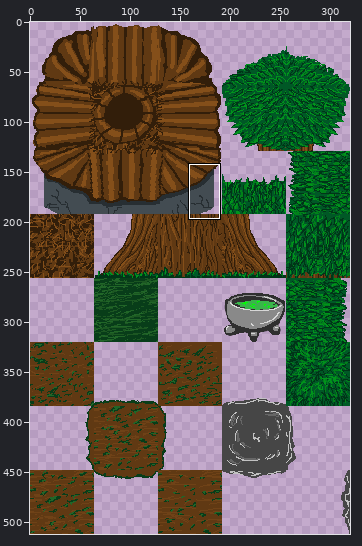
Sprite sheet: silence/silence/map_collection_png.png. Above: a wide view before the commit, with the close-up outlined.
Close-up. Before the commit:
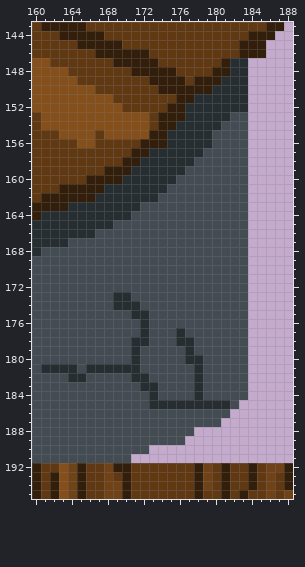
The file is 320x512 pixels. Pixels under 10% opacity are left out. Colours within 5 levels of each other are drawn and written as one. Shown: x 160..188, y 143..195. The commit also changed other parts of the picture, which this record leaves out.
After the commit:
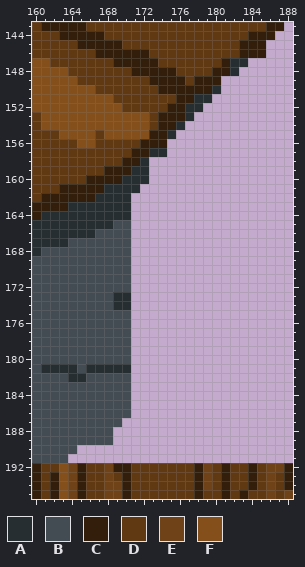
Palette (. is transparent): A #272e32  B #434c52  C #321e0a  D #603913  E #6f4217  F #844f1a
What changed:
@@ x 160..188 @@
 147 FFDDDDDDDCCCCCDDDDDDDCAA.....
-148 FFFFDDDDDDDCCCCCDDDDCCAA.....
-149 FFFFFDDDDDDDDCCCCDCCCAAA.....
-150 FFFFFFFDDDDDDDCCCCCCAAAA.....
-151 FFFFFFFFFDDDDDDDCCAAAAAA.....
-152 FFFFFFFFFFDDDDDCCAAAAAAA.....
-153 DFFFFFFFFFFFFDCCCAAAAABB.....
-154 DFFFFFFFFFFFFDCCAAAAABBB.....
-155 DDDFFFFDFFFFFCCAAAAABBBB.....
-156 DDDDDFFDDDDDCCCAAAAABBBB.....
-157 DDDDDDDDDDDCCAAAAAABBBBB.....
-158 DDDDDDDDDDCCAAAAAABBBBBB.....
-159 DDDDDDDDCCCAAAAAABBBBBBB.....
-160 DDDDDDCCCCAAAAAABBBBBBBB.....
-161 DDDCCCCCAAAAAAABBBBBBBBB.....
-162 DCCCCCCAAAAAAABBBBBBBBBB.....
-163 CCCCAAAAAAAABBBBBBBBBBBB.....
-164 CAAAAAAAAAABBBBBBBBBBBBB.....
-165 AAAAAAAAABBBBBBBBBBBBBBB.....
-166 AAAAAAABBBBBBBBBBBBBBBBB.....
-167 AAAABBBBBBBBBBBBBBBBBBBB.....
-168 ABBBBBBBBBBBBBBBBBBBBBBB.....
-169 BBBBBBBBBBBBBBBBBBBBBBBB.....
-170 BBBBBBBBBBBBBBBBBBBBBBBB.....
-171 BBBBBBBBBBBBBBBBBBBBBBBB.....
-172 BBBBBBBBBBBBBBBBBBBBBBBB.....
-173 BBBBBBBBBAABBBBBBBBBBBBB.....
-174 BBBBBBBBBAAABBBBBBBBBBBB.....
-175 BBBBBBBBBBBAABBBBBBBBBBB.....
-176 BBBBBBBBBBBBABBBBBBBBBBB.....
-177 BBBBBBBBBBBBABBBABBBBBBB.....
-178 BBBBBBBBBBBAABBBAABBBBBB.....
-179 BBBBBBBBBBBABBBBBABBBBBB.....
-180 BBBBBBBBBBBABBBBBAABBBBB.....
-181 BAAAABAAAAAABBBBBBABBBBB.....
-182 BBBBAABBBBBAABBBBBABBBBB.....
-183 BBBBBBBBBBBBAABBBBABBBBB.....
-184 BBBBBBBBBBBBBABBBBABBBBB.....
-185 BBBBBBBBBBBBBAAAAAAAAAB......
-186 BBBBBBBBBBBBBBBBBBBBBB.......
-187 BBBBBBBBBBBBBBBBBBBBB........
-188 BBBBBBBBBBBBBBBBBB...........
-189 BBBBBBBBBBBBBBBBB............
-190 BBBBBBBBBBBBB................
-191 BBBBBBBBBBB..................
+148 FFFFDDDDDDDCCCCCDDDDCCA......
+149 FFFFFDDDDDDDDCCCCDCCC........
+150 FFFFFFFDDDDDDDCCCCCCA........
+151 FFFFFFFFFDDDDDDDCCAA.........
+152 FFFFFFFFFFDDDDDCCAA..........
+153 DFFFFFFFFFFFFDCCCA...........
+154 DFFFFFFFFFFFFDCCA............
+155 DDDFFFFDFFFFFCCA.............
+156 DDDDDFFDDDDDCCC..............
+157 DDDDDDDDDDDCCAA..............
+158 DDDDDDDDDDCCA................
+159 DDDDDDDDCCCAA................
+160 DDDDDDCCCCAAA................
+161 DDDCCCCCAAAA.................
+162 DCCCCCCAAAA..................
+163 CCCCAAAAAAA..................
+164 CAAAAAAAAAA..................
+165 AAAAAAAAABB..................
+166 AAAAAAABBBB..................
+167 AAAABBBBBBB..................
+168 ABBBBBBBBBB..................
+169 BBBBBBBBBBB..................
+170 BBBBBBBBBBB..................
+171 BBBBBBBBBBB..................
+172 BBBBBBBBBBB..................
+173 BBBBBBBBBAA..................
+174 BBBBBBBBBAA..................
+175 BBBBBBBBBBB..................
+176 BBBBBBBBBBB..................
+177 BBBBBBBBBBB..................
+178 BBBBBBBBBBB..................
+179 BBBBBBBBBBB..................
+180 BBBBBBBBBBB..................
+181 BAAAABAAAAA..................
+182 BBBBAABBBBB..................
+183 BBBBBBBBBBB..................
+184 BBBBBBBBBBB..................
+185 BBBBBBBBBBB..................
+186 BBBBBBBBBBB..................
+187 BBBBBBBBBB...................
+188 BBBBBBBBB....................
+189 BBBBBBBBB....................
+190 BBBBB........................
+191 BBBB.........................
 192 CDDFECDDECCDDDDDDDCEDCDDCDEEC
Changed places in both close-ups, as pixel boxes (x1, y1, x2, y2):
erased: (68, 67, 248, 463)
